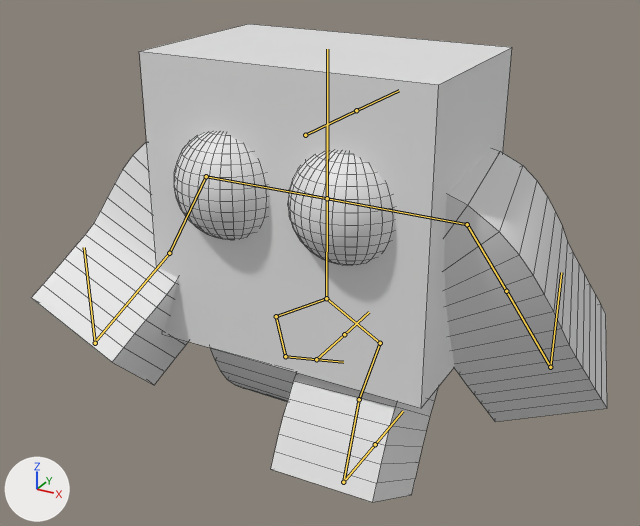
What one commit did to the FBX model Assets/Resources/Model/unit_orange.fbx.
Rendered twice from a 50 mm camera at (1.079, -2.002, 1.591) aimed at (-0.016, -0.011, 0.595). Every picture has the same lights, and +X, +Y and +Z are marked at lower left. The picture after the commit comes second. Both versions are drawn at frame 145 of the action '骨架|all_ani'; the numbers are the values there. The bones that change, and the others that lie on the model, are drawn over the model as lines. Mesh edges are drawn as thin lines.

In view in the first picture: '球体'.
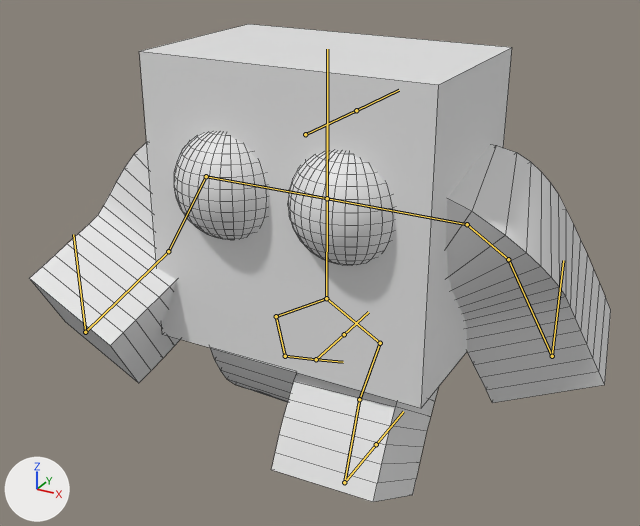
Diff of the bpy script that builds the scene:
```diff
--- a/Assets/Resources/Model/unit_orange.fbx.py
+++ b/Assets/Resources/Model/unit_orange.fbx.py
@@ bone_arm_bone2_l @@
 bone_arm_bone2_l = bpy.data.objects['骨架'].pose.bones['arm_bone2_l']  # child of 'arm_bone1_l'
-bone_arm_bone2_l.rotation_quaternion = (0.811, -0.187, 0.123, -0.54)  # degrees (-26, 0, -67)
+bone_arm_bone2_l.rotation_quaternion = (0.768, -0.34, 0.219, -0.497)  # degrees (-48, 0, -66)
@@ bone_arm_bone3_l @@
 bone_arm_bone3_l = bpy.data.objects['骨架'].pose.bones['arm_bone3_l']  # child of 'arm_bone2_l'
-bone_arm_bone3_l.rotation_quaternion = (0.998, -0.065, 0.0, 0.0)  # degrees (-7, 0, 0)
+bone_arm_bone3_l.rotation_quaternion = (0.969, 0.245, 0.0, 0.0)  # degrees (28, 0, 0)
@@ bone_arm_bone2_r @@
 bone_arm_bone2_r = bpy.data.objects['骨架'].pose.bones['arm_bone2_r']  # child of 'arm_bone1_r'
-bone_arm_bone2_r.rotation_quaternion = (0.809, 0.134, 0.095, 0.565)  # degrees (19, 0, 70)
+bone_arm_bone2_r.rotation_quaternion = (0.819, 0.128, 0.088, 0.552)  # degrees (18, 0, 68)
@@ bone_arm_bone3_r @@
 bone_arm_bone3_r = bpy.data.objects['骨架'].pose.bones['arm_bone3_r']  # child of 'arm_bone2_r'
-bone_arm_bone3_r.rotation_quaternion = (0.981, 0.194, 0.0, 0.0)  # degrees (22, 0, 0)
+bone_arm_bone3_r.rotation_quaternion = (0.958, 0.287, 0.0, 0.0)  # degrees (33, 0, 0)
```

What differs and where, as boxes (x1, y1, x2, y2) in the pictures (640 x 526 px):
'球体', posed
    before: (32, 24, 607, 502)
    after: (29, 24, 611, 502)
bone 'arm_bone2_l', root to tip
    before: (467, 224) to (506, 291)
    after: (467, 224) to (508, 259)
bone 'arm_bone3_l', root to tip
    before: (506, 291) to (550, 367)
    after: (508, 259) to (552, 356)
bone 'arm_bone2_r', root to tip
    before: (206, 176) to (169, 253)
    after: (206, 176) to (168, 251)
bone 'arm_bone3_r', root to tip
    before: (169, 253) to (94, 342)
    after: (168, 251) to (85, 332)
